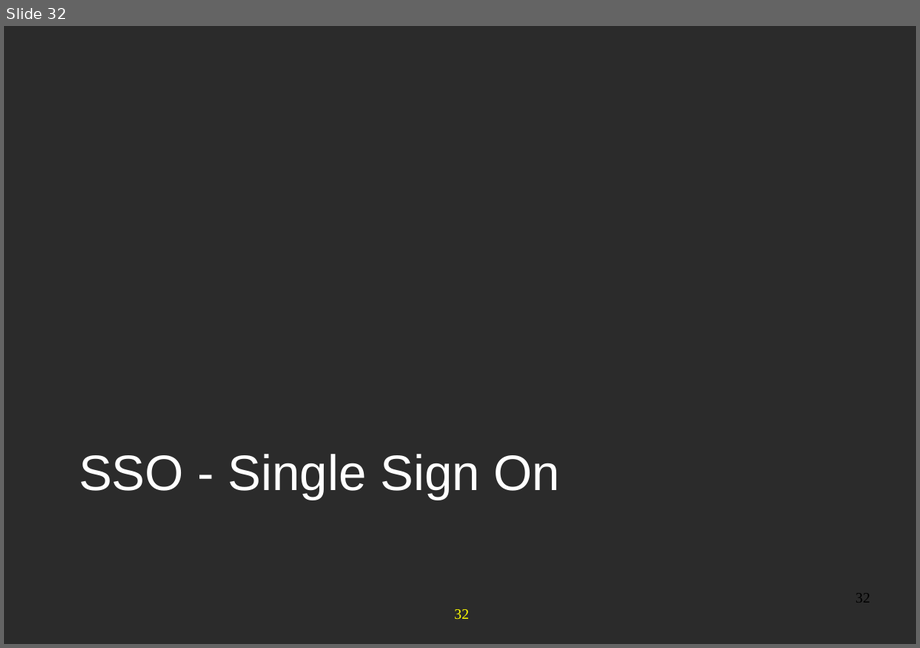
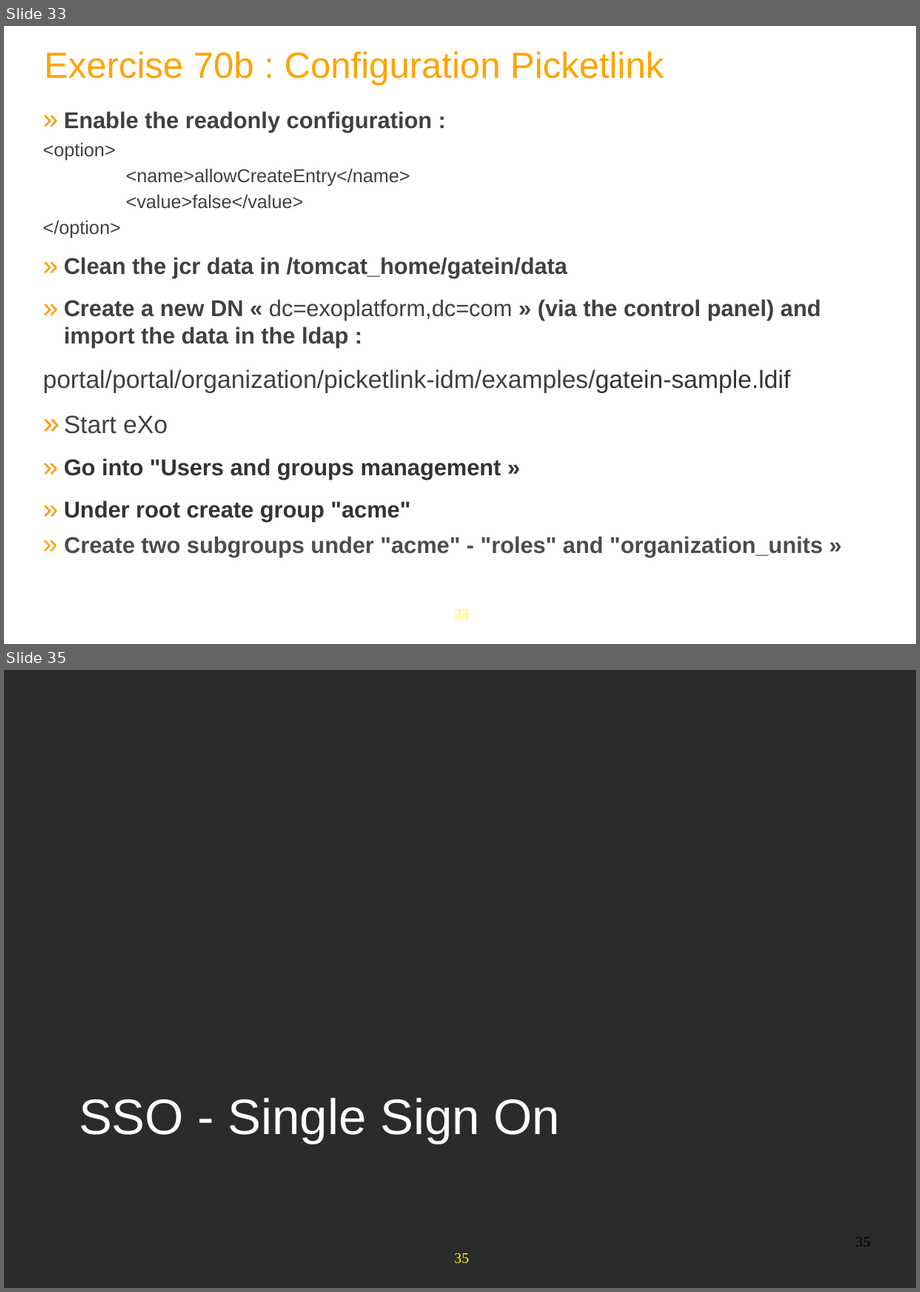
Before and after one commit to anhvurz90/training, a slide deck: exo-sysAdmin/970-LdapConfig-XSys.pptx. Shown one above the other, each under a label of ours: slide 32 before the commit, slides 33 and 35 after it; the slides between them are not shown. The pictures are 920x648 and 920x1292 pixels, drawn with LibreOffice and Linux fonts; fonts in the diff are those of the drawing; background and template pictures are left out; a plain dark background stands for a picture behind light text. Boxes give left, top, right and bottom in pixels: in the first picture for what was removed or moved away, otherwise in the second. Text is boxed around its words. In the diff, an @@ line names an element or a change of style, - is before the commit and + after.

Commit message:
add exercise70b

```diff
--- a/exo-sysAdmin/970-LdapConfig-XSys.pptx
+++ b/exo-sysAdmin/970-LdapConfig-XSys.pptx
@@ slide 33 added at [4, 26, 916, 644], background #FFFFFF; not listed: 1 template element that a slide beside it also shows @@
@@ title added at [44, 51, 663, 85], 35 pt, text #FFA300 @@
+Exercise 70b : Configuration Picketlink
@@ text added at [43, 111, 822, 557], 22 pt, text #404040, bold @@
+» Enable the readonly configuration :
+<option>
+<name>allowCreateEntry</name>
+<value>false</value>
+</option>
+» Clean the jcr data in /tomcat_home/gatein/data
+» Create a new DN « dc=exoplatform,dc=com » (via the control panel) and import the data in the ldap :
+portal/portal/organization/picketlink-idm/examples/gatein-sample.ldif
+» Start eXo
+» Go into "Users and groups management »
+» Under root create group "acme"
+  » Create two subgroups under "acme" - "roles" and "organization_units »
@@ what was slide 32 is now slide 35 @@
@@ page number at [855, 1238, 870, 1246]: text changed @@
-32
+35
@@ page number at [454, 1253, 469, 1263]: text changed @@
-32
+35
```
Also in this commit, not shown: 4 other slides added, 4 other files.
